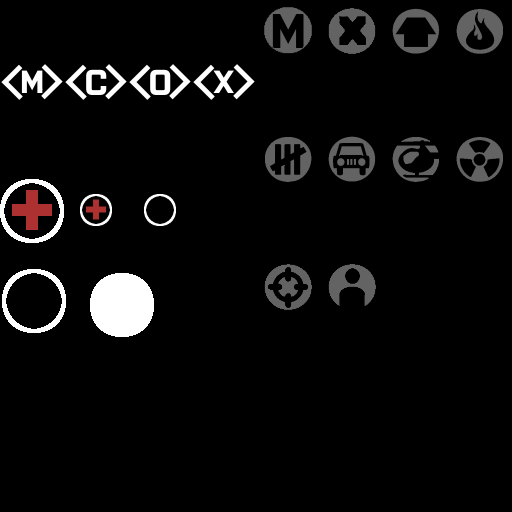
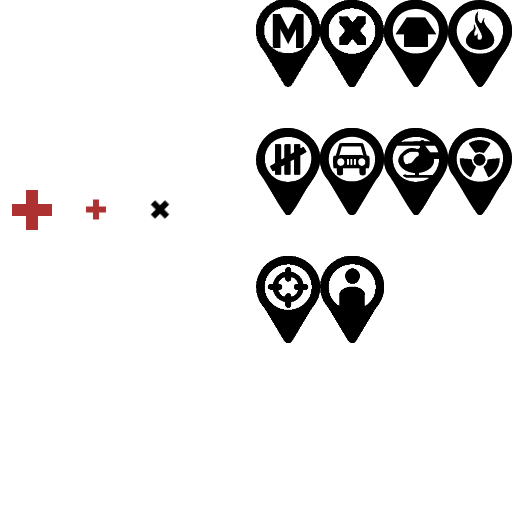
The second 512x512 image is a revision of the first. Changes to its layers:
added group "Outlines" with 11 layers above "New Icons" over [256,0,512,343]
added layer "New_Patrol #1" in group "Outlines" over [320,256,384,343]
added layer "New_Hunter #1" in group "Outlines" over [256,256,320,343]
added layer "N_Heli #1" in group "Outlines" over [384,128,448,215]
added layer "N_Car #1" in group "Outlines" over [320,128,384,215]
added layer "N_Fence #1" in group "Outlines" over [256,128,320,215]
added layer "New_M #1" in group "Outlines" over [256,0,320,87]
added layer "New_X #1" in group "Outlines" over [320,0,384,87]
added layer "N_House #1" in group "Outlines" over [384,0,448,87]
added layer "N_radioactive #1" in group "Outlines" over [448,128,512,215]
added layer "N_Fire #1" in group "Outlines" over [448,0,512,87]
added layer "Background #1" (39%) in group "Outlines" over [259,2,508,315]
removed layer "New_Patrol" from group "New Icons" over [320,256,384,343]
removed layer "New_Hunter" from group "New Icons" over [256,256,320,343]
removed layer "N_Heli" from group "New Icons" over [384,128,448,215]
removed layer "N_Car" from group "New Icons" over [320,128,384,215]
removed layer "N_Fence" from group "New Icons" over [256,128,320,215]
removed layer "New_M" from group "New Icons" over [256,0,320,87]
removed layer "New_X" from group "New Icons" over [320,0,384,87]
removed layer "N_House" from group "New Icons" over [384,0,448,87]
removed layer "N_radioactive" from group "New Icons" over [448,128,512,215]
removed layer "Background" (was 39%) from group "New Icons" over [259,2,508,315]
added layer "Background #2" (39%) in group "New Icons" over [259,2,508,315]
hid "White" over [0,0,512,512]
…and 15 more changes (10 added, 5 removed)